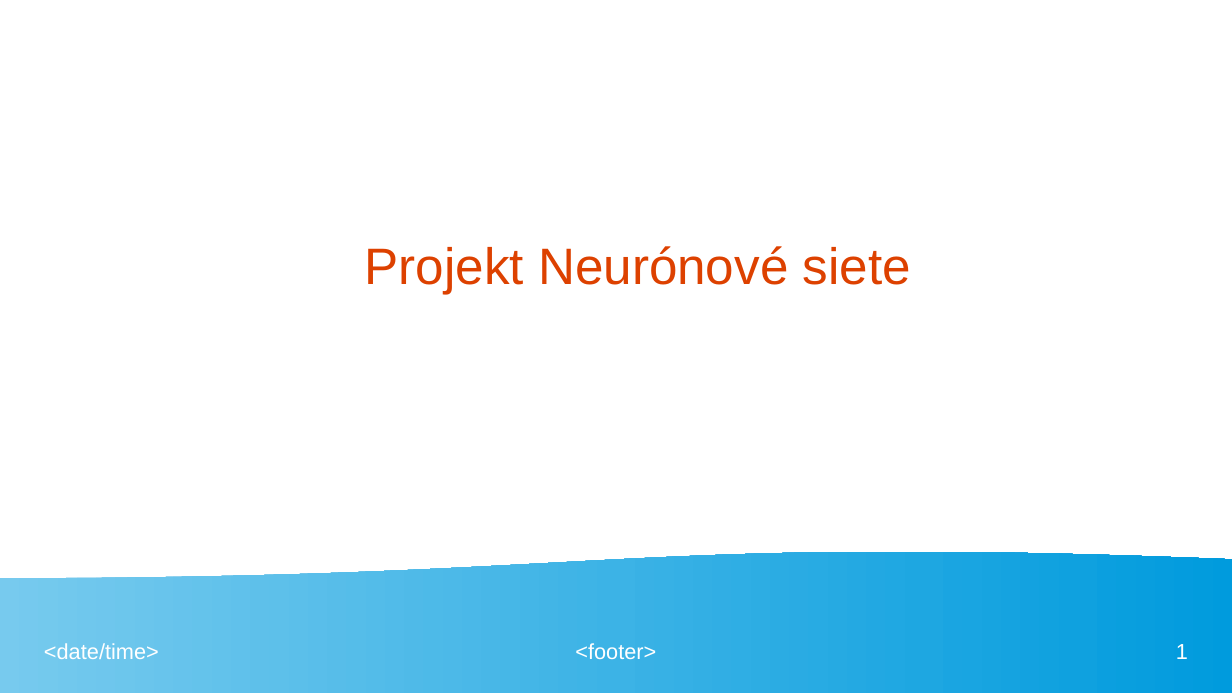
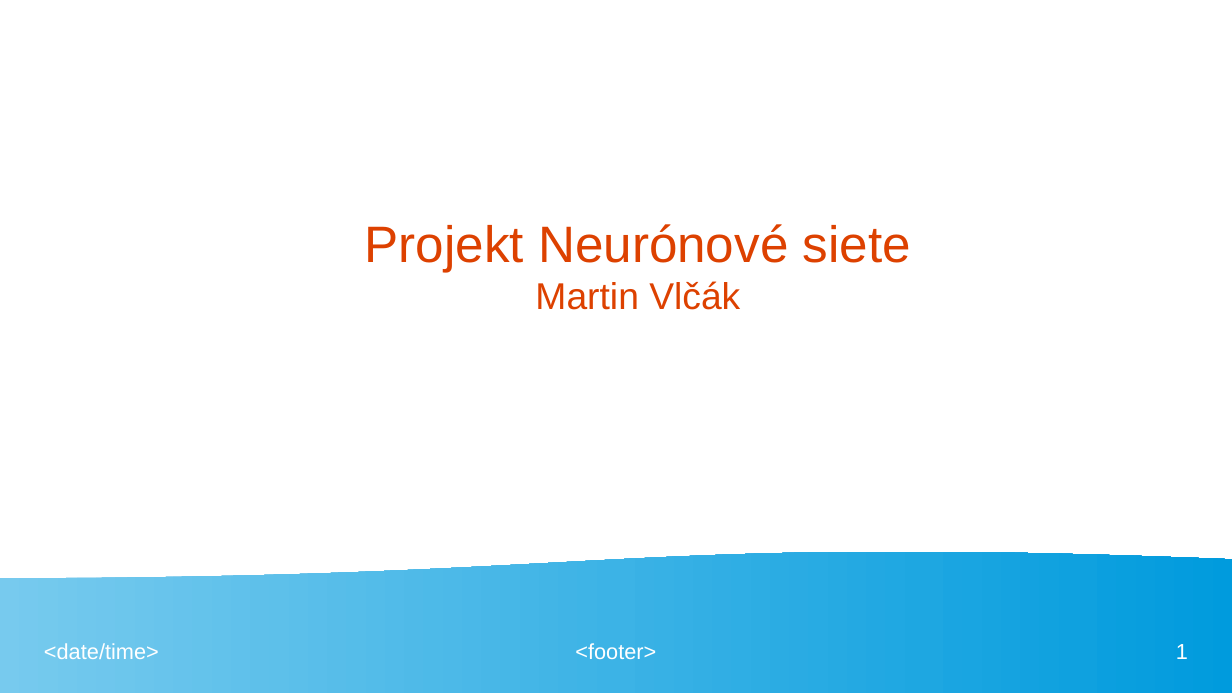
Before and after one commit to georgeob/Vlcak_NS2021, a slide deck: slide 1 of Prezentacia_NS.odp. Drawn at 1232x693 pixels with LibreOffice and Linux fonts; fonts in the diff are those of the drawing. Boxes give left, top, right and bottom in pixels: in the first picture for what was removed or moved away, otherwise in the second. Text is boxed around its words. In the diff, an @@ line names an element or a change of style, - is before the commit and + after.

```diff
--- a/Prezentacia_NS.odp
+++ b/Prezentacia_NS.odp
@@ title at [365,224,911,310]: text changed @@
-Projekt Neurónové siete
+Projekt Neurónové siete
+Martin Vlčák
```
Also in this commit, not shown: 3 other slides changed, 2 other files.
